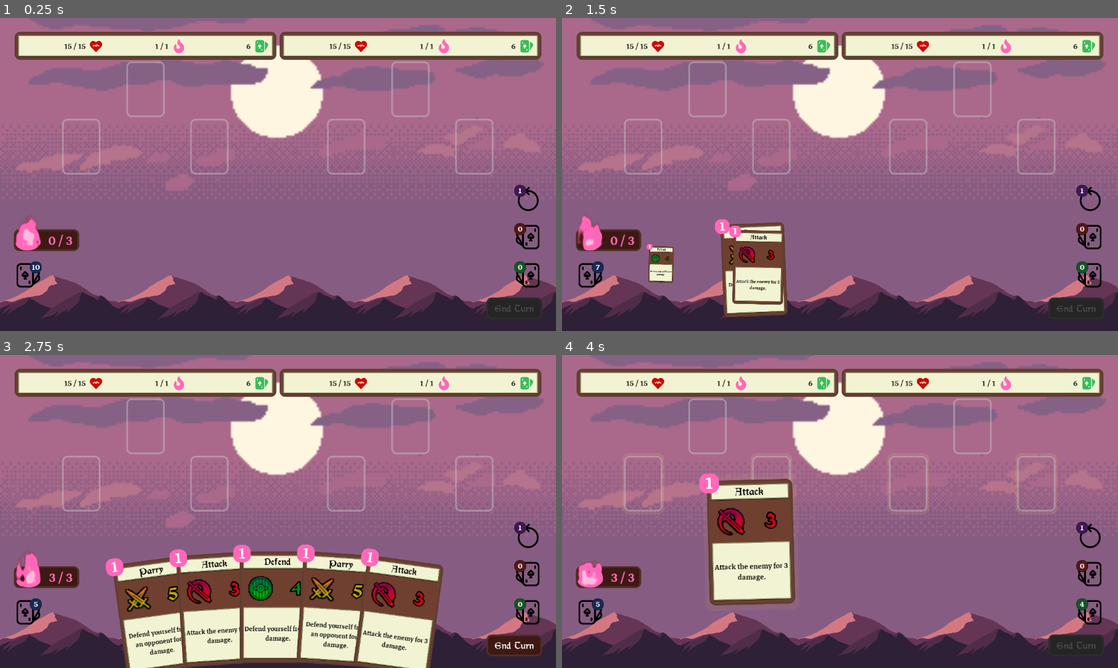
Above: before the commit, frames 1-4 (two rows, left to right).
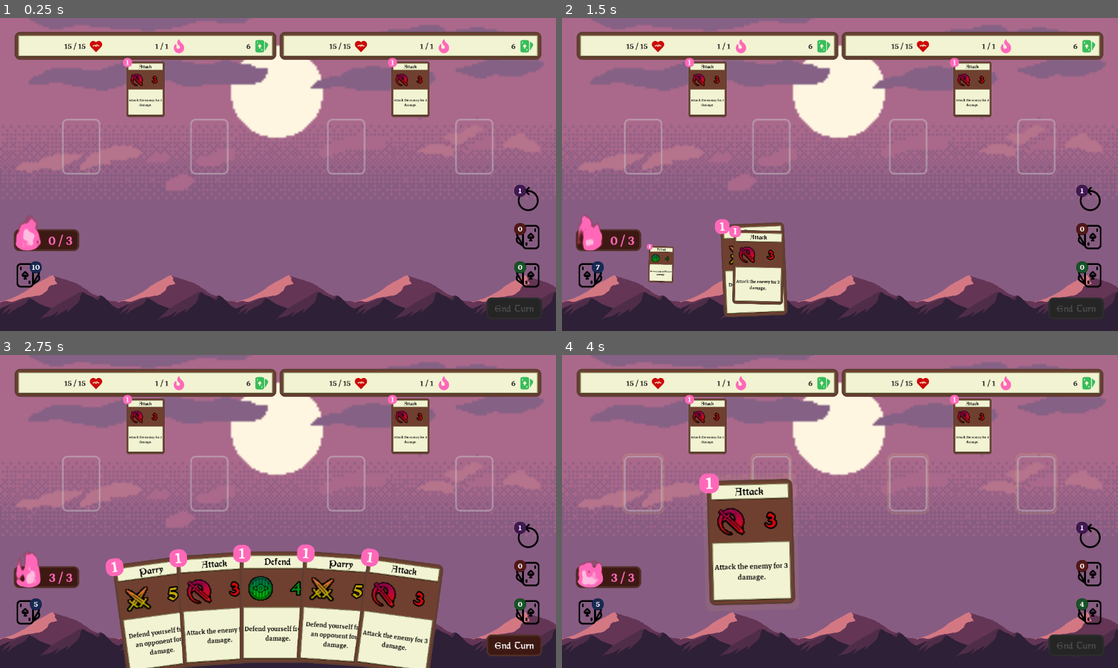
Above: after the commit, the same moments.

Repository: Maaack/Battle-Deck-Energy
Game: Godot game, scene res://Scenes/Main.tscn
Two runs of this game, one before a commit and one after it. Both use one fixed random seed, a clock stepped at 60 frames per second and the inputs below.
Inputs (mouse positions are in pixels of both pictures, inside the frame that each line leads up to):
- Up to frame 1 (0.25 s): no input
- Up to frame 2 (1.5 s): drag from (840, 174) to (895, 105) at 0.52 s; drag from (728, 190) to (812, 237) at 1.27 s
- Up to frame 3 (2.75 s): move the mouse to (333, 442) at 2.02 s; click (333, 442) at 2.17 s
- Up to frame 4 (4 s): click "End Turn" at 2.75 s; drag from (812, 574) to (673, 464) at 3.52 s

The runs differ from the first frame. In frame 1, 2.5% of the frame differs, in the area x 22-78%, y 12-32%; in frame 2, 2.5%; in frame 3, 2.5%; in frame 4, 2.5%.

Commit message:
BATL-01: Opponents play their cards on the slots. Signaling when openings move so that played cards move, too.

Diff:
--- a/Managers/AIOpponents/AIOpponentsManager.gd
+++ b/Managers/AIOpponents/AIOpponentsManager.gd
@@ -1,6 +1,7 @@
 extends Node
 
 
+signal played_card(character, card, opportunity)
 
 var character_battle_manager_scene = preload("res://Managers/CharacterBattle/CharacterBattleManager.tscn")
 var characters : Dictionary = {}
@@ -12,10 +13,23 @@
 		instance.character_data = character_data
 		characters[character_data] = instance
 
-func opponents_take_turn():
+func _get_opponent_map(opportunities:Array):
+	var opponent_map : Dictionary = {}
+	for opportunity in opportunities:
+		if opportunity is OpportunityData:
+			if opportunity.source in characters:
+				if not opportunity.source in opponent_map:
+					opponent_map[opportunity.source] = []
+				opponent_map[opportunity.source].append(opportunity)
+	return opponent_map
+
+func opponents_take_turn(opportunities:Array):
+	var opponent_map = _get_opponent_map(opportunities)
 	for child in get_children():
 		if child is CharacterBattleManager:
 			child.draw_hand()
 			var random_index: int = randi() % child.hand.size()
-			print("Opponent plays %s from %s" % [str(child.hand.cards[random_index]), child.hand.cards ])
+			var opponent_opportunities : Array = opponent_map[child.character_data]
+			var opportunity : OpportunityData = opponent_opportunities.pop_front()
+			emit_signal("played_card", child.character_data, child.hand.cards[random_index], opportunity)
 			child.discard_hand()
--- a/Managers/Openings/Opening.gd
+++ b/Managers/Openings/Opening.gd
@@ -3,23 +3,22 @@
 
 class_name BattleOpening
 
+signal card_slot_moved
+
+onready var card_slot_node = $CardSlot
 onready var glow_node = $CardSlot/GlowNode
 onready var animation_node = $CardSlot/GlowNode/AnimationPlayer
 
 var opportunity_data : OpportunityData
 var assigned_card = null
-var prs_data : PRSData = PRSData.new()
+var prs_data : PRSData
+
+func _ready():
+	prs_data = PRSData.new()
+	prs_data.scale = Vector2(0.5, 0.5)
 
 func _to_string():
 	return "BattleOpening:%d" % get_instance_id()
-
-func get_global_position():
-	return $CardSlot.rect_global_position
-
-func get_prs_data():
-	prs_data.position = get_global_position()
-	prs_data.scale = Vector2(0.5,0.5)
-	return prs_data
 
 func is_open():
 	return opportunity_data.is_open()
@@ -31,3 +30,6 @@
 func glow_off():
 	glow_node.hide()
 	animation_node.stop()
+
+func _on_CardSlot_item_rect_changed():
+	emit_signal("card_slot_moved")
--- a/Managers/Openings/Opening.tscn
+++ b/Managers/Openings/Opening.tscn
@@ -51,3 +51,4 @@
 
 [node name="AnimationPlayer" type="AnimationPlayer" parent="CardSlot/GlowNode"]
 anims/GlowAnimation = ExtResource( 4 )
+[connection signal="item_rect_changed" from="CardSlot" to="." method="_on_CardSlot_item_rect_changed"]
--- a/Resources/Characters/CharacterData.gd
+++ b/Resources/Characters/CharacterData.gd
@@ -16,7 +16,7 @@
 var hand_size : int = 0
 
 func _to_string():
-	return "H: %d / %d" % [health, max_health]
+	return "Character:%d" % get_instance_id()
 
 func reset_health():
 	if starting_max_health > 0:
--- a/Scenes/BattleInterface/BattleInterface.gd
+++ b/Scenes/BattleInterface/BattleInterface.gd
@@ -36,7 +36,7 @@
 func _take_enemy_turn():
 	var opportunities : Array = battle_opps_manager.get_all_opponent_opportunities()
 	var openings : Array = player_interface.add_opponent_openings(opportunities)
-	ai_opponents_manager.opponents_take_turn()
+	ai_opponents_manager.opponents_take_turn(opportunities)
 	battle_phase_manager.advance()
 
 func _on_hand_drawn():
@@ -112,3 +112,6 @@
 
 func _on_Resolution_phase_entered():
 	_resolve_actions()
+
+func _on_AIOpponentsManager_played_card(character, card, opportunity):
+	player_interface.opponent_plays_card(character, card, opportunity)
--- a/Scenes/BattleInterface/BattleInterface.tscn
+++ b/Scenes/BattleInterface/BattleInterface.tscn
@@ -40,6 +40,7 @@
 [connection signal="drew_card" from="CharacterBattleManager" to="." method="_on_CharacterBattleManager_drew_card"]
 [connection signal="played_card" from="CharacterBattleManager" to="." method="_on_CharacterBattleManager_played_card"]
 [connection signal="reshuffled_card" from="CharacterBattleManager" to="." method="_on_CharacterBattleManager_reshuffled_card"]
+[connection signal="played_card" from="AIOpponentsManager" to="." method="_on_AIOpponentsManager_played_card"]
 [connection signal="phase_entered" from="BattlePhaseManager/Opening" to="." method="_on_Opening_phase_entered"]
 [connection signal="phase_entered" from="BattlePhaseManager/Enemy" to="." method="_on_Enemy_phase_entered"]
 [connection signal="phase_entered" from="BattlePhaseManager/Player" to="." method="_on_Player_phase_entered"]
--- a/Scenes/PlayerInterface/CardManager/Card/BattleCard.gd
+++ b/Scenes/PlayerInterface/CardManager/Card/BattleCard.gd
@@ -53,8 +53,6 @@
 	_reset_card_data()
 
 func tween_to(new_prs:PRSData, tween_time:float = 0.0, animation_type:int = -1):
-	if card_data.prs.is_equal(new_prs):
-		return
 	if is_instance_valid(tween_node):
 		if tween_node.is_active():
 			if _last_animation_type != animation_type:
--- a/Scenes/PlayerInterface/CardManager/CardManager.gd
+++ b/Scenes/PlayerInterface/CardManager/CardManager.gd
@@ -51,6 +51,11 @@
 	return default_wait_time
 
 func move_card(card_data:CardData, new_prs:PRSData, tween_time:float = get_tween_time(), anim_type:int = 0):
+	if card_data.prs.is_equal(new_prs):
+		return
+	force_move_card(card_data, new_prs, tween_time)
+
+func force_move_card(card_data:CardData, new_prs:PRSData, tween_time:float = get_tween_time()):
 	var card: BattleCard = get_card_instance(card_data)
 	if is_instance_valid(card):
 		card.tween_to(new_prs, tween_time)
--- a/Scenes/PlayerInterface/PlayerInterface.gd
+++ b/Scenes/PlayerInterface/PlayerInterface.gd
@@ -9,9 +9,9 @@
 
 enum AnimationType{NONE, DRAWING, SHIFTING, DISCARDING, EXHAUSTING, RESHUFFLING, DRAGGING, PLAYING}
 
-onready var card_manager : Node2D = $HandContainer/Control/CardManager
 onready var animation_queue : Node = $AnimationQueue
-onready var hand_manager : Node2D = $HandContainer/Control/HandManager
+onready var card_manager : Node2D = $HandContainer/CardControl/CardManager
+onready var hand_manager : Node2D = $HandContainer/CardControl/HandManager
 onready var player_board : Control = $BattleBoard/MarginContainer/VBoxContainer/PlayerBoard
 onready var actions_board : Control = $BattleBoard/MarginContainer/VBoxContainer/ActionsBoard
 onready var draw_pile : Control = $BattleBoard/MarginContainer/VBoxContainer/PlayerBoard/DrawPile
@@ -68,26 +68,37 @@
 func _on_HandManager_card_updated(card_data:CardData, prs:PRSData):
 	card_manager.move_card(card_data, prs, 0.1, AnimationType.SHIFTING)
 
-func _on_AnimationQueue_animation_started(animation_data):
-	if animation_data is AnimationData:
-		var card_data : CardData = animation_data.card_data
-		match(animation_data.animation_type):
-			AnimationType.DRAWING:
-				player_board.draw_card()
-				var card_instance = card_manager.add_card(card_data)
-				card_instance.connect("tween_completed", self, "_on_draw_card_completed")
-				card_manager.move_card(card_data, animation_data.prs, animation_data.tween_time, AnimationType.DRAWING)
-				hand_manager.add_card(card_data)
-				_drawing_cards_count += 1
-			AnimationType.DISCARDING:
-				var card_instance : BattleCard = card_manager.get_card_instance(card_data)
-				card_instance.connect("tween_completed", self, "_on_discard_card_completed")
-				card_manager.move_card(card_data, animation_data.prs, animation_data.tween_time)
-				_discarding_cards_count += 1
-			AnimationType.RESHUFFLING:
-				player_board.reshuffle_card()
-			_:
-				card_manager.move_card(card_data, animation_data.prs, animation_data.tween_time)
+func _on_CardSlot_moved(opening:BattleOpening):
+	var card_manager_offset : Vector2 = get_global_transform().get_origin() - card_manager.get_global_transform().get_origin()
+	opening.prs_data.position = opening.card_slot_node.get_global_transform().get_origin() + card_manager_offset
+	if is_instance_valid(opening.assigned_card):
+		card_manager.force_move_card(opening.assigned_card, opening.prs_data, 0.05)
+
+func _drawing_animation(card:CardData, animation:AnimationData):
+	player_board.draw_card()
+	var card_instance = card_manager.add_card(card)
+	card_instance.connect("tween_completed", self, "_on_draw_card_completed")
+	card_manager.move_card(card, animation.prs, animation.tween_time, AnimationType.DRAWING)
+	hand_manager.add_card(card)
+	_drawing_cards_count += 1
+
+func _discarding_animation(card:CardData, animation:AnimationData):
+	var card_instance : BattleCard = card_manager.get_card_instance(card)
+	card_instance.connect("tween_completed", self, "_on_discard_card_completed")
+	card_manager.move_card(card, animation.prs, animation.tween_time)
+	_discarding_cards_count += 1
+
+func _on_AnimationQueue_animation_started(animation:AnimationData):
+	var card : CardData = animation.card_data
+	match(animation.animation_type):
+		AnimationType.DRAWING:
+			_drawing_animation(card, animation)
+		AnimationType.DISCARDING:
+			_discarding_animation(card, animation)
+		AnimationType.RESHUFFLING:
+			player_board.reshuffle_card()
+		_:
+			card_manager.move_card(card, animation.prs, animation.tween_time)
 
 func _on_PlayerBoard_ending_turn():
 	emit_signal("ending_turn")
@@ -130,8 +141,10 @@
 	player_board.advance_round_count()
 
 func _map_opportunity_nodes(openings:Array):
+	var card_manager_offset : Vector2 = get_global_transform().get_origin() - card_manager.get_global_transform().get_origin()
 	for opening in openings:
 		if opening is BattleOpening:
+			opening.connect("card_slot_moved", self, "_on_CardSlot_moved", [opening])
 			_opportunities_map[opening.opportunity_data] = opening
 
 func clear_opportunities():
@@ -152,7 +165,7 @@
 	clear_opportunities()
 
 func add_opponent_actions(opponent_data:CharacterData):
-	actions_board.add_opponent_actions(opponent_data)
+	return actions_board.add_opponent_actions(opponent_data)
 
 func _on_PlayerInterface_gui_input(event):
 	if event is InputEventMouseMotion:
@@ -175,13 +188,12 @@
 		battle_opening.glow_off()
 
 func get_nearest_battle_opening(card_data:CardData):
-	var card_manager_offset : Vector2 = get_global_transform().get_origin() - card_manager.get_global_transform().get_origin()
-	var card_prs : Vector2 = card_data.prs.position - card_manager_offset
+	var card_prs : Vector2 = card_data.prs.position
 	var shortest_distance : float = 120.0 # Ignore drop range
 	var nearest_battle_opening = null
 	for battle_opening in get_player_battle_openings():
 		if battle_opening is BattleOpening:
-			var opening_prs : PRSData = battle_opening.get_prs_data()
+			var opening_prs : PRSData = battle_opening.prs_data
 			if opening_prs.position.distance_to(card_prs) < shortest_distance:
 				shortest_distance = opening_prs.position.distance_to(card_prs)
 				nearest_battle_opening = battle_opening
@@ -204,8 +216,16 @@
 		return
 	var battle_opening : BattleOpening = _opportunities_map[opportunity]
 	battle_opening.assigned_card = card
-	var card_manager_offset : Vector2 = get_global_transform().get_origin() - card_manager.get_global_transform().get_origin()
-	var opening_prs : PRSData = battle_opening.get_prs_data().duplicate()
-	opening_prs.position = opening_prs.position + card_manager_offset
+	var opening_prs : PRSData = battle_opening.prs_data.duplicate()
 	hand_manager.discard_card(card)
 	card_manager.move_card(card, opening_prs, 0.2, AnimationType.PLAYING)
+
+func opponent_plays_card(character:CharacterData, card:CardData, opportunity:OpportunityData):
+	if not opportunity in _opportunities_map:
+		return
+	var battle_opening : BattleOpening = _opportunities_map[opportunity]
+	battle_opening.assigned_card = card
+	card.prs = battle_opening.prs_data.duplicate()
+	var card_instance = card_manager.add_card(card)
+	card_manager.move_card(card, card.prs, 0.2, AnimationType.PLAYING)
+	#animation_queue.animate_move(card, card.prs, 0.4, 0.5, AnimationType.PLAYING)
--- a/Scenes/PlayerInterface/PlayerInterface.tscn
+++ b/Scenes/PlayerInterface/PlayerInterface.tscn
@@ -62,23 +62,23 @@
 "_edit_use_anchors_": false
 }
 
-[node name="Control" type="Control" parent="HandContainer"]
+[node name="CardControl" type="Control" parent="HandContainer"]
 margin_left = 640.0
 margin_top = 140.0
 margin_right = 640.0
 margin_bottom = 140.0
 mouse_filter = 1
 
-[node name="HandManager" parent="HandContainer/Control" instance=ExtResource( 5 )]
+[node name="HandManager" parent="HandContainer/CardControl" instance=ExtResource( 5 )]
 hand_center_distance = 2048.0
 
-[node name="CardManager" parent="HandContainer/Control" instance=ExtResource( 3 )]
+[node name="CardManager" parent="HandContainer/CardControl" instance=ExtResource( 3 )]
 
 [node name="AnimationQueue" parent="." instance=ExtResource( 1 )]
 [connection signal="gui_input" from="." to="." method="_on_PlayerInterface_gui_input"]
 [connection signal="ending_turn" from="BattleBoard/MarginContainer/VBoxContainer/PlayerBoard" to="." method="_on_PlayerBoard_ending_turn"]
-[connection signal="card_updated" from="HandContainer/Control/HandManager" to="." method="_on_HandManager_card_updated"]
-[connection signal="dragging_card" from="HandContainer/Control/CardManager" to="." method="_on_CardManager_dragging_card"]
-[connection signal="dropping_card" from="HandContainer/Control/CardManager" to="." method="_on_CardManager_dropping_card"]
+[connection signal="card_updated" from="HandContainer/CardControl/HandManager" to="." method="_on_HandManager_card_updated"]
+[connection signal="dragging_card" from="HandContainer/CardControl/CardManager" to="." method="_on_CardManager_dragging_card"]
+[connection signal="dropping_card" from="HandContainer/CardControl/CardManager" to="." method="_on_CardManager_dropping_card"]
 [connection signal="animation_started" from="AnimationQueue" to="." method="_on_AnimationQueue_animation_started"]
 [connection signal="queue_empty" from="AnimationQueue" to="." method="_on_AnimationQueue_queue_empty"]
